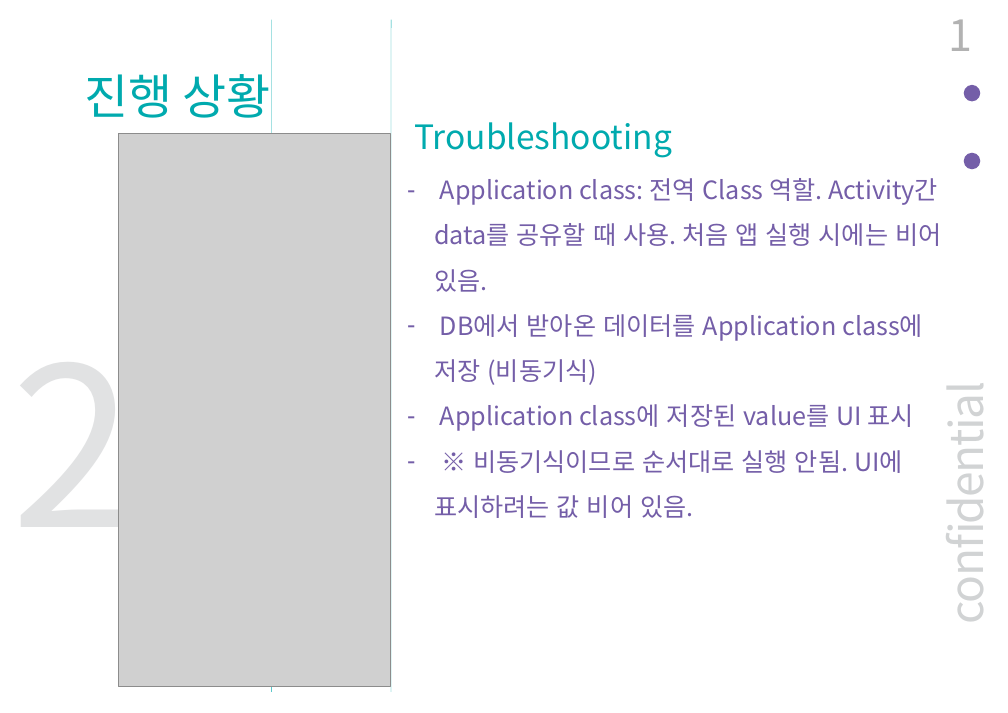
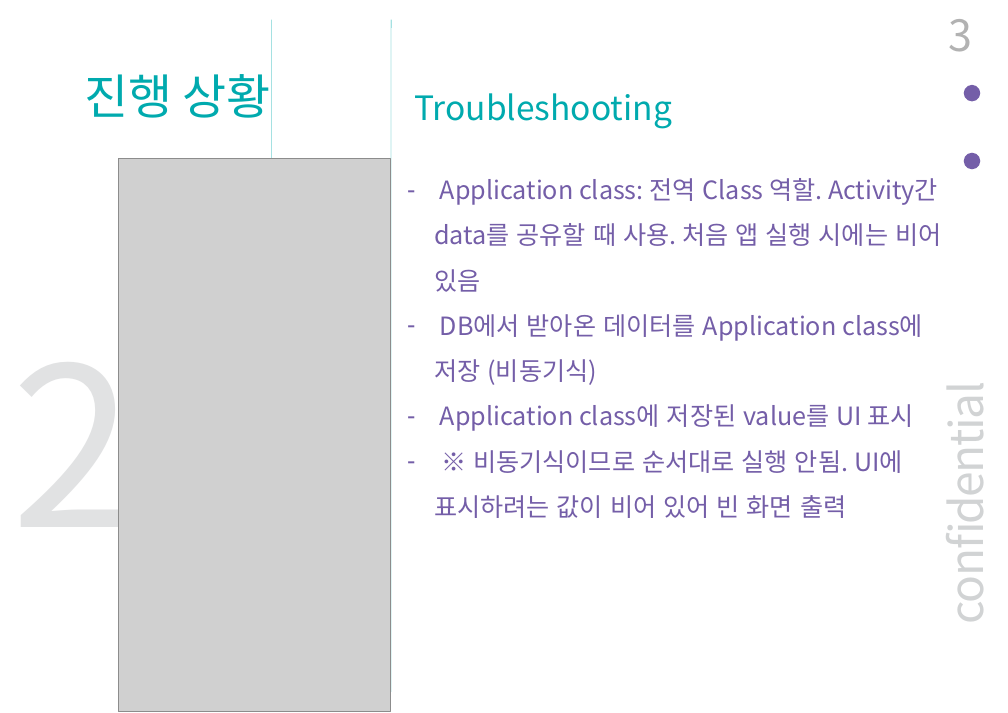
Before and after one commit to BerryWell/CapstoneDesign-2019-02, a slide deck: slide 3 of 제출자료/발표자료/발표 자료_13주차_12조_조성욱.pptx (slide 1 before the commit). Drawn at 1008x713 pixels with LibreOffice and Linux fonts; fonts in the diff are those of the drawing; grey boxes stand for pictures. Boxes give left, top, right and bottom in pixels: in the first picture for what was removed or moved away, otherwise in the second. Text is boxed around its words. In the diff, an @@ line names an element or a change of style, - is before the commit and + after.

```diff
--- a/제출자료/발표자료/발표 자료_13주차_12조_조성욱.pptx
+++ b/제출자료/발표자료/발표 자료_13주차_12조_조성욱.pptx
@@ page number at box(948, 19, 972, 52): text changed @@
-1
+3
@@ text "Troubleshooting": place and size @@
-text "Troubleshooting" at box(415, 122, 672, 158)
+text "Troubleshooting" at box(415, 93, 672, 129)
@@ picture: place and size @@
-picture at box(118, 133, 390, 686)
+picture at box(118, 158, 390, 711)
@@ text at box(434, 450, 903, 518): text changed @@
-– ※ 비동기식이므로 순서대로 실행 안됨. UI에 표시하려는 값 비어 있음.
+– ※ 비동기식이므로 순서대로 실행 안됨. UI에 표시하려는 값이 비어 있어 빈 화면 출력
```
Also in this commit, not shown: 2 other slides changed, 2 slides added, 1 other file.
